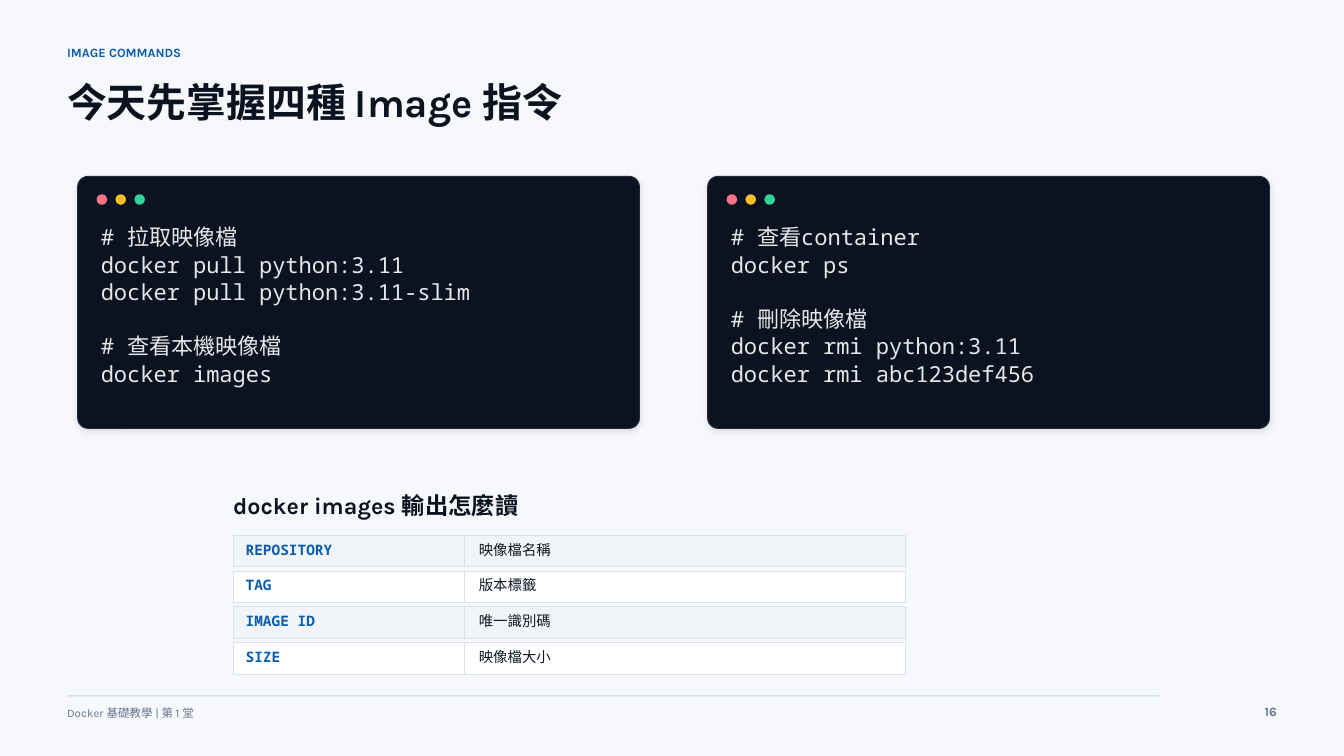
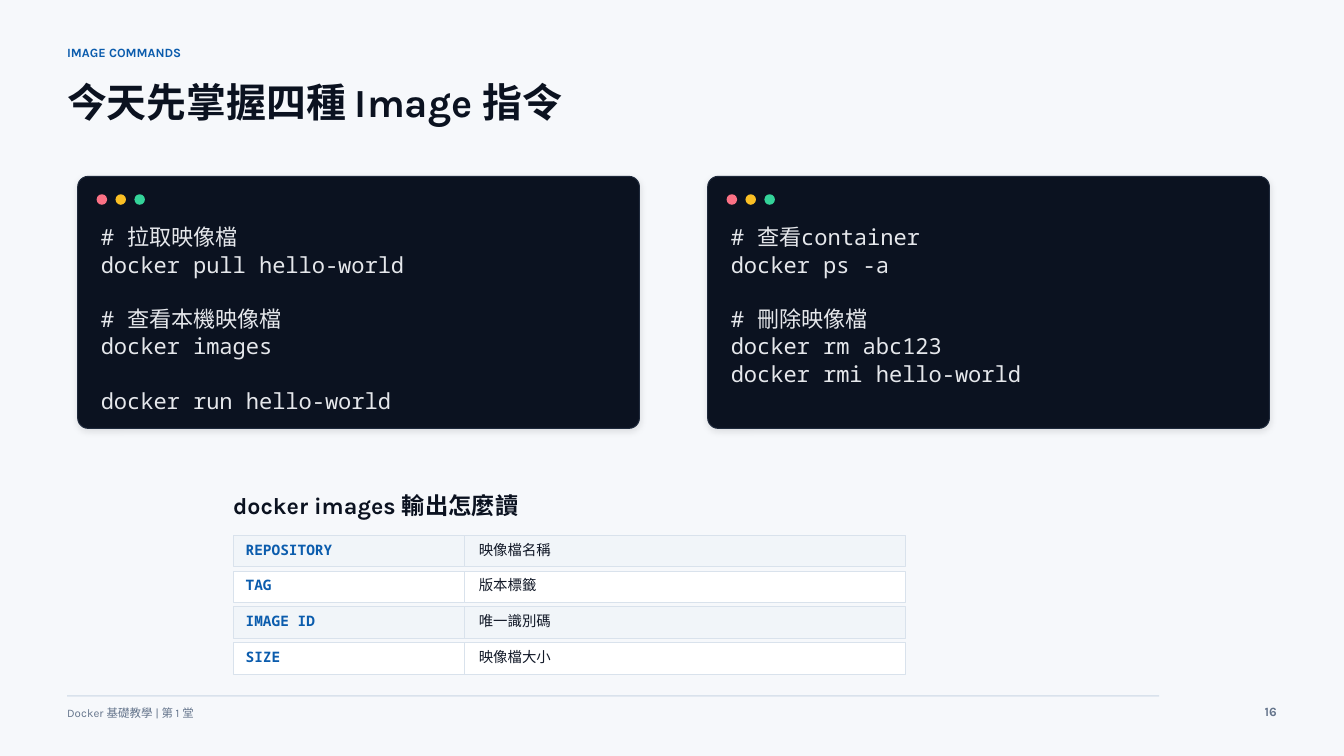
Before and after one commit to lalalalaluk/docker-practice, a slide deck: slide 16 of slides/docker-session1-basics-setup.pptx. Drawn at 1344x756 pixels with LibreOffice and Linux fonts; fonts in the diff are those of the drawing. Boxes give left, top, right and bottom in pixels: in the first picture for what was removed or moved away, otherwise in the second. Text is boxed around its words. In the diff, an @@ line names an element or a change of style, - is before the commit and + after.

```diff
--- a/slides/docker-session1-basics-setup.pptx
+++ b/slides/docker-session1-basics-setup.pptx
@@ text at [101, 256, 404, 279]: text changed @@
-docker pull python:3.11
-docker pull python:3.11-slim
+docker pull hello-world
@@ text at [731, 256, 889, 279]: text changed @@
-docker ps
+docker ps -a
@@ text at [731, 337, 1021, 383]: text changed @@
-docker rmi python:3.11
-docker rmi abc123def456
+docker rm abc123
+docker rmi hello-world
@@ text at [101, 392, 391, 410]: paragraph added @@
+docker run hello-world
```
Also in this commit, not shown: 1 other slide changed.
